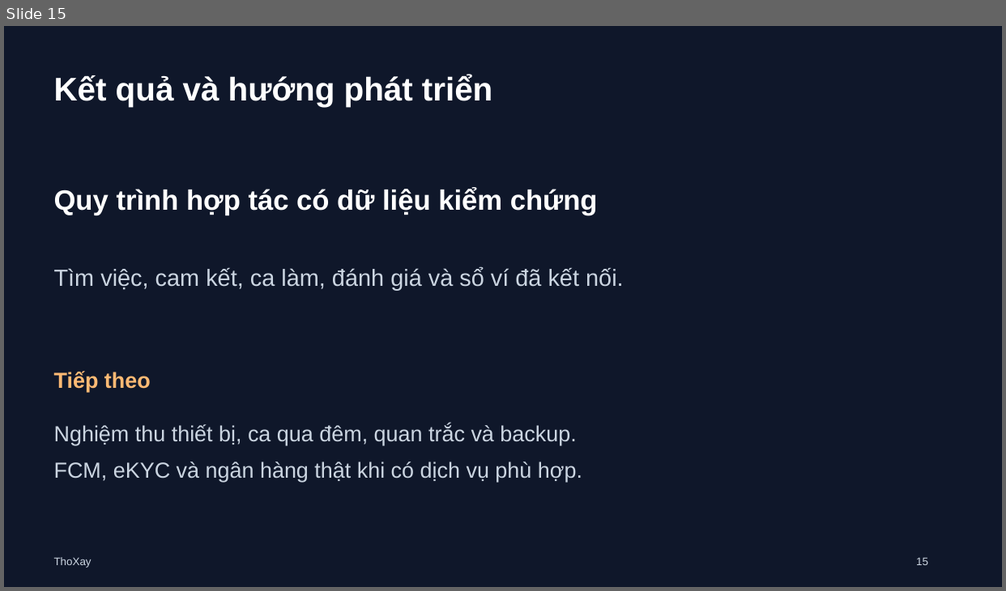
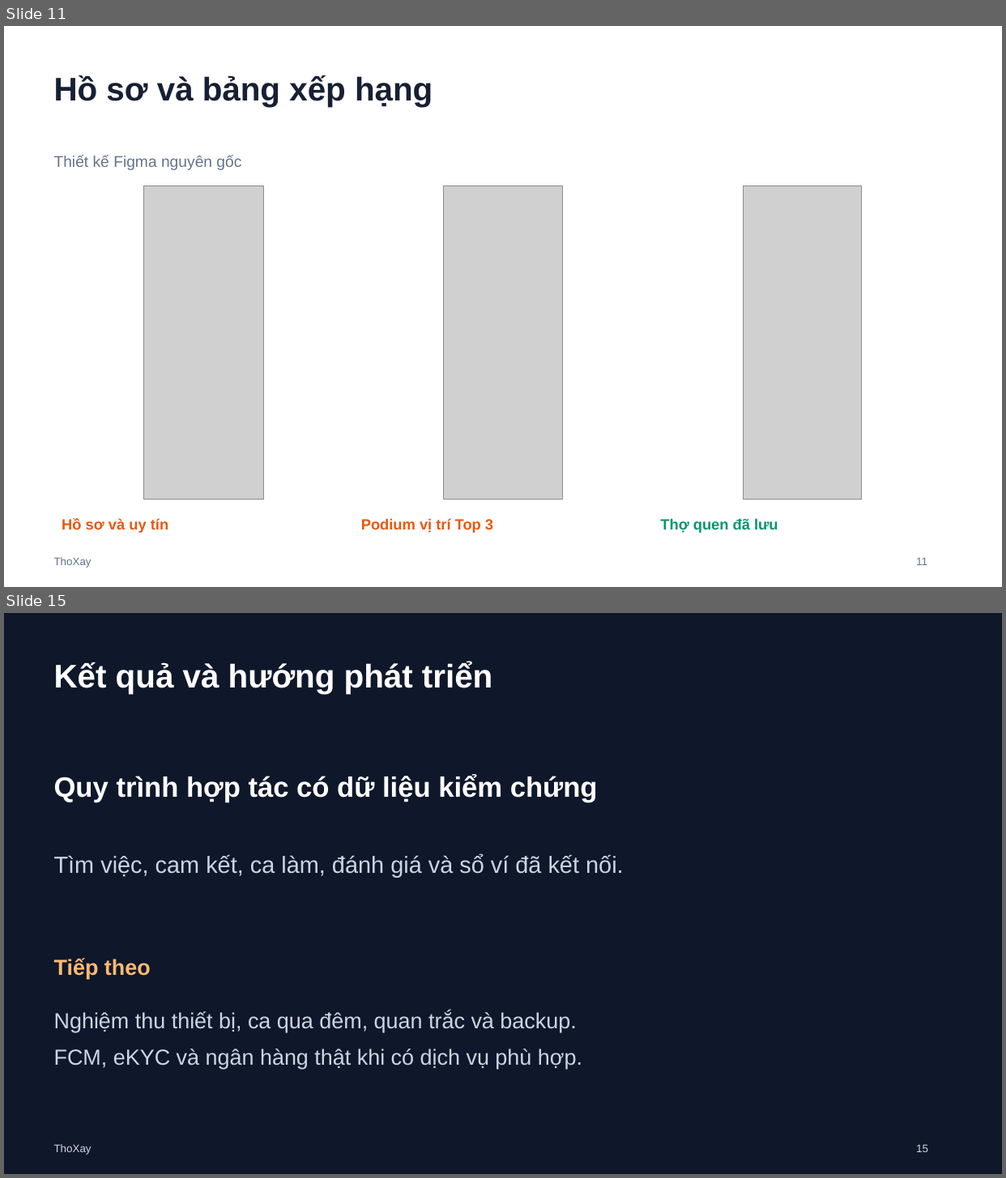
Before and after one commit to tranngocthiet2k6-ai/ThoXay, a slide deck: docs/SLIDE_BAO_VE_DO_AN.pptx. Shown one above the other, each under a label of ours: slide 15 before the commit, slides 11 and 15 after it; the slides between them are not shown. The pictures are 1006x591 and 1006x1178 pixels, drawn with LibreOffice and Linux fonts; fonts in the diff are those of the drawing; grey boxes stand for pictures. Boxes give left, top, right and bottom in pixels: in the first picture for what was removed or moved away, otherwise in the second. Text is boxed around its words. In the diff, an @@ line names an element or a change of style, - is before the commit and + after.

Commit message:
feat: cap nhat bao cao slide Figma va ho so bao ve danh so

```diff
--- a/docs/SLIDE_BAO_VE_DO_AN.pptx
+++ b/docs/SLIDE_BAO_VE_DO_AN.pptx
@@ slide 11 added at [4, 26, 1002, 587], background #FFFFFF @@
@@ text added at [54, 75, 432, 107], 31.5 pt, text #172033, bold @@
+Hồ sơ và bảng xếp hạng
@@ text added at [54, 155, 241, 170], 15 pt, text #64748B @@
+Thiết kế Figma nguyên gốc
@@ picture added at [144, 186, 263, 500] @@
@@ picture added at [444, 186, 562, 500] @@
@@ picture added at [743, 186, 862, 500] @@
@@ text added at [62, 518, 168, 533], 14.2 pt, text #EA580C, bold @@
+Hồ sơ và uy tín
@@ text added at [361, 518, 493, 533], 14.2 pt, text #EA580C, bold @@
+Podium vị trí Top 3
@@ text added at [660, 518, 778, 533], 14.2 pt, text #059669, bold @@
+Thợ quen đã lưu
@@ text added at [54, 557, 91, 568], 10.5 pt, text #64748B @@
+ThoXay
@@ text added at [916, 558, 927, 565], 10.5 pt, text #64748B @@
+11
```
Also in this commit, not shown: 3 slides changed, 6 other slides added, 7 slides removed, 27 other files.
